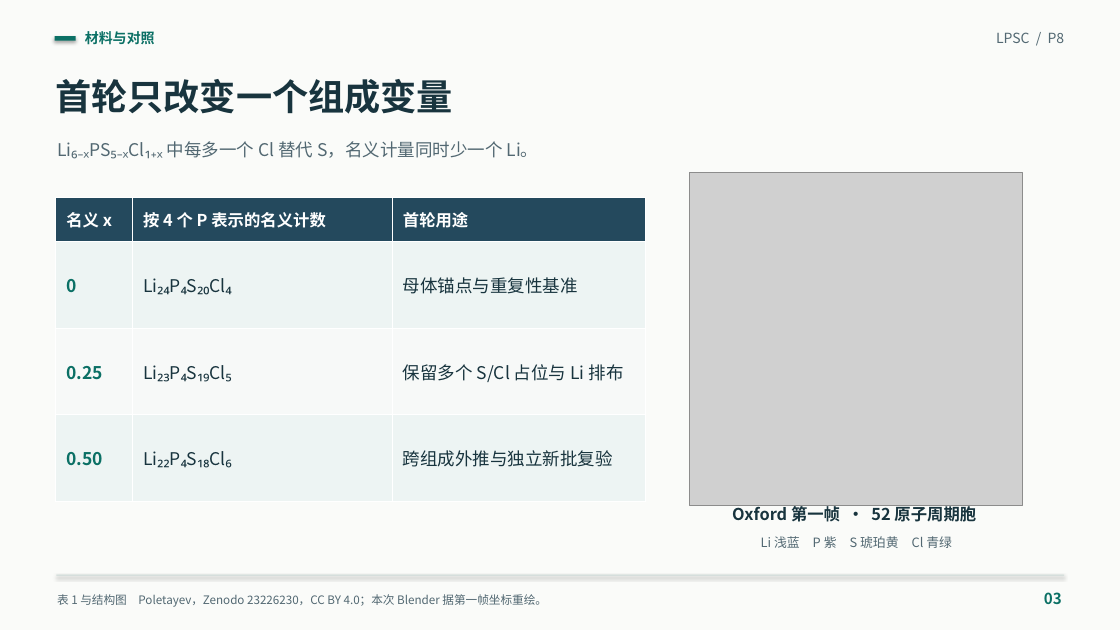
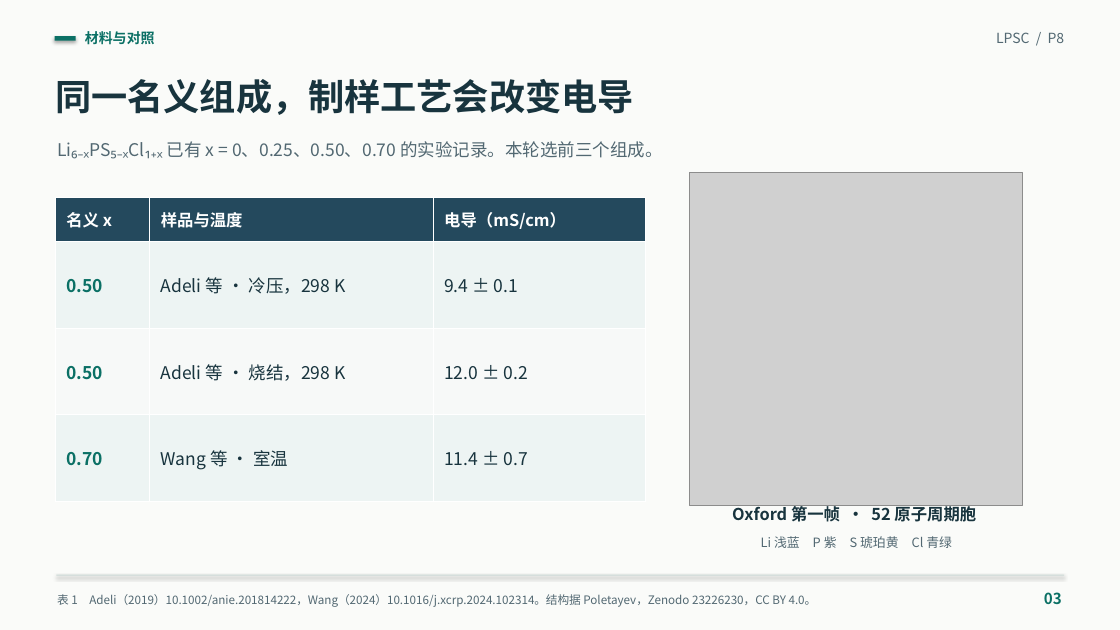
Before and after one commit to Hank-Zhang166/LPSC_Zhanghx, a slide deck: slide 3 of paper/汇报版开题报告_P8.pptx. Drawn at 1120x630 pixels with LibreOffice and Linux fonts; fonts in the diff are those of the drawing; grey boxes stand for pictures. Boxes give left, top, right and bottom in pixels: in the first picture for what was removed or moved away, otherwise in the second. Text is boxed around its words. In the diff, an @@ line names an element or a change of style, - is before the commit and + after.

```diff
--- a/paper/汇报版开题报告_P8.pptx
+++ b/paper/汇报版开题报告_P8.pptx
@@ text at (55, 79, 633, 115): text changed @@
-首轮只改变一个组成变量
+同一名义组成，制样工艺会改变电导
@@ text at (145, 141, 662, 159): text changed @@
-Li₆₋ₓPS₅₋ₓCl₁₊ₓ 中每多一个 Cl 替代 S，名义计量同时少一个 Li。
+Li₆₋ₓPS₅₋ₓCl₁₊ₓ 已有 x = 0、0.25、0.50、0.70 的实验记录。本轮选前三个组成。
@@ table at (55, 197, 645, 502) @@
-row 1, column 2: 按 4 个 P 表示的名义计数
+row 1, column 2: 样品与温度
-row 1, column 3: 首轮用途
+row 1, column 3: 电导（mS/cm）
-row 2: 0 | Li₂₄P₄S₂₀Cl₄ | 母体锚点与重复性基准
+row 2: 0.50 | Adeli 等 · 冷压，298 K | 9.4 ± 0.1
-row 3: 0.25 | Li₂₃P₄S₁₉Cl₅ | 保留多个 S/Cl 占位与 Li 排布
+row 3: 0.50 | Adeli 等 · 烧结，298 K | 12.0 ± 0.2
-row 4: 0.50 | Li₂₂P₄S₁₈Cl₆ | 跨组成外推与独立新批复验
+row 4: 0.70 | Wang 等 · 室温 | 11.4 ± 0.7
@@ text at (57, 594, 817, 607): text changed @@
-表 1 与结构图 Poletayev，Zenodo 23226230，CC BY 4.0；本次 Blender 据第一帧坐标重绘。
+表 1 Adeli（2019）10.1002/anie.201814222，Wang（2024）10.1016/j.xcrp.2024.102314。结构据 Poletayev，Zenodo 23226230，CC BY 4.0。
```
Also in this commit, not shown: 3 other slides changed, 31 other files.
